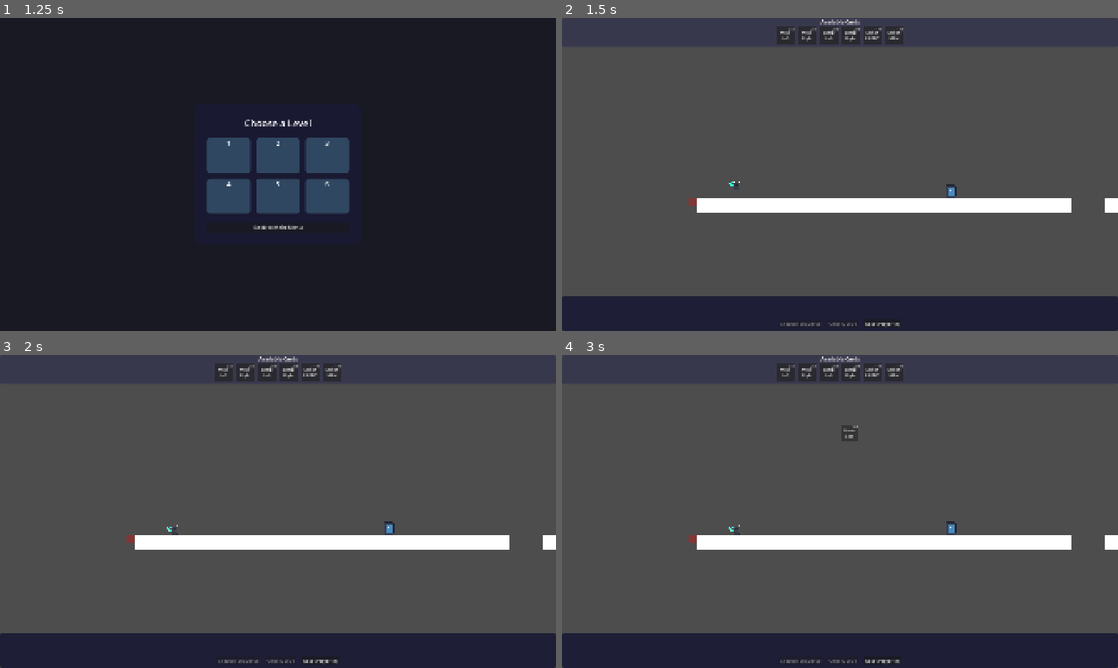
Above: before the commit, frames 1-4 (two rows, left to right).
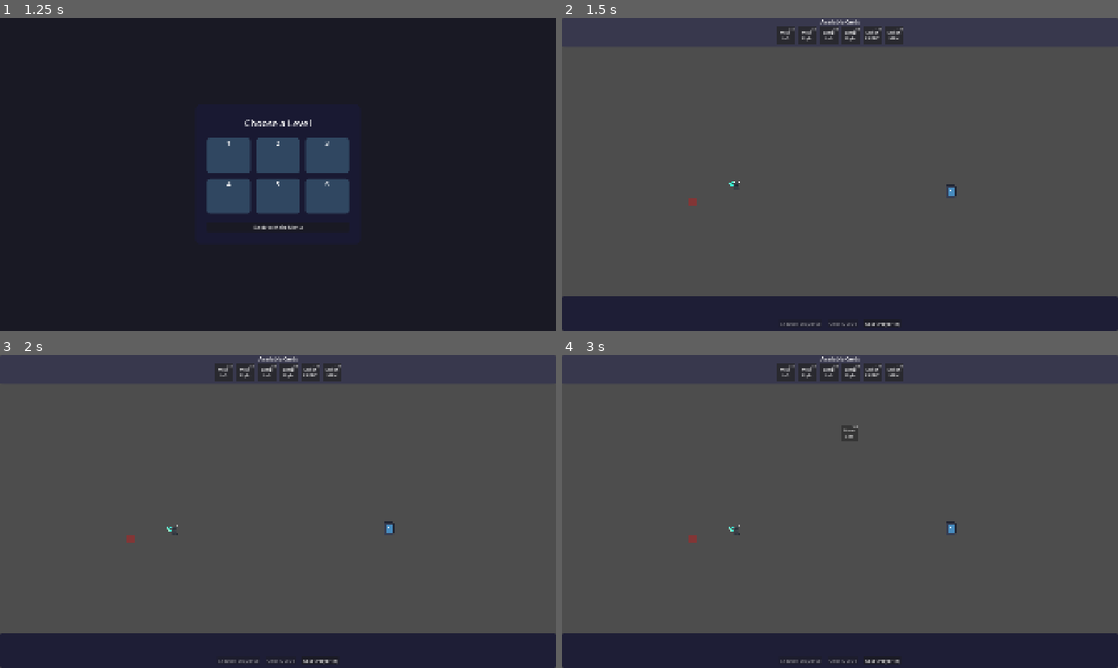
Above: after the commit, the same moments.

Repository: Yuanryan/Rune-Lengend
Game: Godot game, scene res://Scenes/main.tscn
The game is run twice, just before and just after one commit, with the same random seed, the same clock (stepped at 60 frames per second) and the same inputs. The engine's default icon, where the game draws it, is replaced by a stand-in: a white triangle on a blue panel in a dark square.
Inputs (mouse positions are in pixels of both pictures, inside the frame that each line leads up to):
- Up to frame 1 (1.25 s): click "Start" at 0.5 s
- Up to frame 2 (1.5 s): click "🔒" at 1.25 s
- Up to frame 3 (2 s): no input
- Up to frame 4 (3 s): click "Reset Player (R)" at 2 s; tap Enter (ui_accept) at 2.75 s; drag from (784, 373) to (951, 527) at 2.77 s

Frame 1 is identical in both runs. In frame 2, 3.3% of the frame differs, in the area x 24-100%, y 57-63%; in frame 3, 3.3%; in frame 4, 3.3%.

Commit message:
fix land tool

Diff:
--- a/Scenes/LevelEdit/Objects/Environment/background_snow_forest.tscn
+++ b/Scenes/LevelEdit/Objects/Environment/background_snow_forest.tscn
@@ -10,7 +10,7 @@
 [sub_resource type="ShaderMaterial" id="ShaderMaterial_h0etf"]
 resource_local_to_scene = true
 shader = ExtResource("6_4g6kw")
-shader_parameter/blur_amount = 1.0000000475
+shader_parameter/blur_amount = 1.8000000855
 
 [node name="BackgroundSnowForest" type="Node2D"]
 script = ExtResource("1_cfrbi")
@@ -41,6 +41,5 @@
 
 [node name="Blur" type="Sprite2D" parent="." groups=["BackgroundLayer"]]
 modulate = Color(0.9955804, 0.99558026, 0.99558026, 1)
-self_modulate = Color(0, 0, 0, 1)
 material = SubResource("ShaderMaterial_h0etf")
 texture = ExtResource("2_fxtfo")
--- a/Scenes/Levels/level_5.tscn
+++ b/Scenes/Levels/level_5.tscn
@@ -28,7 +28,7 @@
 shader_parameter/ray_angle = 0.665
 shader_parameter/ray_position = 0.41
 shader_parameter/spread = 0.0
-shader_parameter/cutoff = 0.0050000477375000685
+shader_parameter/cutoff = 0.00500004773750006
 shader_parameter/falloff = 0.2
 shader_parameter/edge_fade = 0.6450000306375
 shader_parameter/speed = 0.7
@@ -52,7 +52,6 @@
 [node name="GameObjects" type="Node2D" parent="."]
 
 [node name="LandEditTool" parent="GameObjects" instance=ExtResource("3_20kd1")]
-hide_all_polygons_in_game = true
 
 [node name="StartingPoint" type="Marker2D" parent="GameObjects"]
 unique_name_in_owner = true
@@ -102,7 +101,6 @@
 [node name="LandNodes" type="Node2D" parent="GameObjects"]
 
 [node name="Land3" parent="GameObjects/LandNodes" instance=ExtResource("8_rw7sn")]
-hide_polygon_in_game = true
 
 [node name="Polygon2D" parent="GameObjects/LandNodes/Land3" index="0"]
 position = Vector2(8, 152)
@@ -114,7 +112,6 @@
 
 [node name="Land" parent="GameObjects/LandNodes" instance=ExtResource("8_rw7sn")]
 position = Vector2(1080, 0)
-hide_polygon_in_game = true
 
 [node name="Polygon2D" parent="GameObjects/LandNodes/Land" index="0"]
 position = Vector2(8, 152)
@@ -126,7 +123,6 @@
 
 [node name="Land4" parent="GameObjects/LandNodes" instance=ExtResource("8_rw7sn")]
 position = Vector2(-48, 344)
-hide_polygon_in_game = true
 
 [node name="Polygon2D" parent="GameObjects/LandNodes/Land4" index="0"]
 position = Vector2(312, -309.44)
@@ -140,7 +136,6 @@
 
 [node name="Land2" parent="GameObjects/LandNodes" instance=ExtResource("8_rw7sn")]
 position = Vector2(-21, 228)
-hide_polygon_in_game = true
 
 [node name="Polygon2D" parent="GameObjects/LandNodes/Land2" index="0"]
 position = Vector2(-104, -293)
@@ -152,7 +147,6 @@
 
 [node name="Land6" parent="GameObjects/LandNodes" instance=ExtResource("8_rw7sn")]
 position = Vector2(353, -156)
-hide_polygon_in_game = true
 
 [node name="Polygon2D" parent="GameObjects/LandNodes/Land6" index="0"]
 position = Vector2(-16, -227)
@@ -164,7 +158,6 @@
 
 [node name="Land7" parent="GameObjects/LandNodes" instance=ExtResource("8_rw7sn")]
 position = Vector2(-661, 196)
-hide_polygon_in_game = true
 
 [node name="Polygon2D" parent="GameObjects/LandNodes/Land7" index="0"]
 position = Vector2(37, -340)
@@ -176,7 +169,6 @@
 
 [node name="Land8" parent="GameObjects/LandNodes" instance=ExtResource("8_rw7sn")]
 position = Vector2(-643, -64)
-hide_polygon_in_game = true
 
 [node name="Polygon2D" parent="GameObjects/LandNodes/Land8" index="0"]
 position = Vector2(3, -256)
@@ -190,7 +182,6 @@
 
 [node name="Land9" parent="GameObjects/LandNodes" instance=ExtResource("8_rw7sn")]
 position = Vector2(248, 80)
-hide_polygon_in_game = true
 
 [node name="Polygon2D" parent="GameObjects/LandNodes/Land9" index="0"]
 position = Vector2(48, -288)
@@ -202,7 +193,6 @@
 
 [node name="Land10" parent="GameObjects/LandNodes" instance=ExtResource("8_rw7sn")]
 position = Vector2(-575, -284)
-hide_polygon_in_game = true
 
 [node name="Polygon2D" parent="GameObjects/LandNodes/Land10" index="0"]
 position = Vector2(-149, -300)
@@ -211,7 +201,7 @@
 [node name="TimedDoor" parent="GameObjects" instance=ExtResource("9_27vqw")]
 position = Vector2(-280, 97)
 open_height = -120.0
-hide_polygon_in_game = true
+show_polygon_in_game = null
 
 [node name="Polygon2D" parent="GameObjects/TimedDoor" index="0"]
 position = Vector2(24, -65)
@@ -230,7 +220,7 @@
 position = Vector2(-584, 161)
 open_duration = 6.0
 open_height = 120.0
-hide_polygon_in_game = true
+show_polygon_in_game = null
 
 [node name="Polygon2D" parent="GameObjects/TimedDoor2" index="0"]
 position = Vector2(1032, -341)
@@ -251,7 +241,7 @@
 [node name="TimedDoor3" parent="GameObjects" instance=ExtResource("9_27vqw")]
 position = Vector2(422, -234)
 open_height = 120.0
-hide_polygon_in_game = true
+show_polygon_in_game = null
 
 [node name="Polygon2D" parent="GameObjects/TimedDoor3" index="0"]
 position = Vector2(0, 2)
@@ -273,7 +263,8 @@
 loop = true
 
 [node name="MovingPlatform" parent="GameObjects/MovingPlatformPath" index="0"]
-position = Vector2(102.00926, -96)
+position = Vector2(208, -49.573784)
+show_polygon_in_game = true
 
 [node name="CollisionPolygon2D" type="CollisionPolygon2D" parent="GameObjects/MovingPlatformPath/MovingPlatform" index="1"]
 position = Vector2(-39.87085, -16.061768)
@@ -302,17 +293,17 @@
 position_smoothing_speed = 8.0
 script = ExtResource("5_srugb")
 
-[node name="GodRay" type="ColorRect" parent="."]
+[node name="Enviroments" type="Node2D" parent="."]
+
+[node name="GodRay" type="ColorRect" parent="Enviroments"]
 material = SubResource("ShaderMaterial_srugb")
 offset_left = -601.0
 offset_top = -284.0
 offset_right = 932.0
 offset_bottom = 595.0
 
-[node name="Enviroments" type="Node2D" parent="."]
-
 [node name="Tree1" type="TileMapLayer" parent="Enviroments"]
-self_modulate = Color(0.29586658, 0.29586646, 0.29586652, 1)
+self_modulate = Color(0.8732984, 0.8732984, 0.8732984, 1)
 position = Vector2(135, -74.00001)
 scale = Vector2(1.3, 1.3)
 tile_map_data = PackedByteArray("AAD9//7/CAAMAAEAAAD9////CAAMAAIAAAD9/wAACAAMAAMAAAD9/wEACAAMAAQAAAD9/wIACAAMAAUAAAD9/w …(560 unchanged characters)…
@@ -353,7 +344,7 @@
 metadata/_edit_lock_ = true
 
 [node name="Foreground" type="TileMapLayer" parent="Enviroments"]
-self_modulate = Color(0, 0, 0, 1)
+self_modulate = Color(0.31431612, 0.31431612, 0.3143161, 1)
 position = Vector2(40, 0)
 scale = Vector2(2, 2)
 tile_map_data = PackedByteArray("AAAGAP3/CwACAAAAAAAGAP7/CwACAAEAAAAGAP//CwACAAIAAAAGAAAACwACAAMAAAAGAAEACwACAAQAAAAGAA …(352 unchanged characters)…
--- a/Scripts/Level/Tools/land_edit_tool.gd
+++ b/Scripts/Level/Tools/land_edit_tool.gd
@@ -10,14 +10,16 @@
 # 工具按鈕 - 生成所有碰撞
 @export_tool_button("Generate All Collisions", "CollisionPolygon2D") var generate_all_action = generate_all_collisions
 @export_tool_button("Clear All Collisions", "CollisionPolygon2D") var clear_all_action = clear_all_collisions
-@export var hide_all_polygons_in_game: bool = false
+
+## If false, only show polygons for LandTools with show_polygon_in_game enabled
+@export var show_all_polygons_in_game: bool = false
 
 func _ready() -> void:
     if not Engine.is_editor_hint():
         land_tools = _find_all_land_tools()
-        if hide_all_polygons_in_game:
+        if show_all_polygons_in_game:
             for land_tool in land_tools:
-                land_tool.hide_polygon_in_game = true
+                land_tool.show_polygon_in_game = true
 
 func _get_configuration_warnings() -> PackedStringArray:
     var warnings: PackedStringArray = []
--- a/Scripts/Level/Tools/land_tool.gd
+++ b/Scripts/Level/Tools/land_tool.gd
@@ -4,7 +4,7 @@
 
 @export_tool_button("Generate Collision", "CollisionPolygon2D") var generate_collision_action = generate_collision_shape
 @export_tool_button("Remove Collision", "CollisionPolygon2D") var remove_collision_action = remove_collision_shape
-@export var hide_polygon_in_game: bool = false
+@export var show_polygon_in_game: bool = false
 var polygon_2d: Polygon2D = null
 var collision_polygon_2d: CollisionPolygon2D = null
 
@@ -15,7 +15,7 @@
     if Engine.is_editor_hint():
         get_parent().set_editable_instance(self, true)
         collision_polygon_2d = _find_collision()
-    if hide_polygon_in_game and not Engine.is_editor_hint():
+    if not show_polygon_in_game and not Engine.is_editor_hint():
         hide_polygon()
 
 func _get_configuration_warnings() -> PackedStringArray:
Not shown, added: export_presets.cfg
